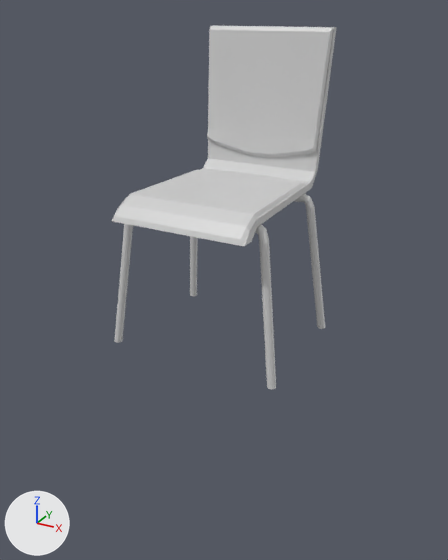
What one commit did to the COLLADA model robert_gazebo/meshes/visual_classroom_chair.dae.
Both versions are drawn from a 50 mm lens placed at (3.64, -6.69, 4.22), pointed at (-0.05, 0.03, 0.86). Arrows for +X, +Y and +Z are at lower left; the lights stay in place. Where no turn or scale is listed for an object, it has been applied to the vertices.
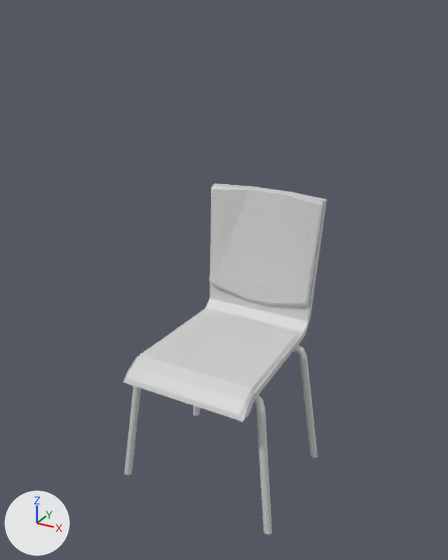
Changed parts and their boxes [x1, y1, x2, y2] in the pictures (448 x 560 px; the box of a moved part takes in the faces that stretch with it):
'Cylinder', reshaped (79% taller): before [114, 193, 325, 389]; after [123, 183, 327, 535]
'Cube_002', deleted: before [207, 26, 333, 158]
'Cube_001', deleted: before [112, 170, 306, 246]
'Cube', deleted: before [113, 25, 337, 246]
part 1 of me_cylinder, moved or reshaped: before [190, 236, 198, 296]; after [193, 405, 200, 416]
part 2 of me_cylinder, moved or reshaped: before [255, 224, 276, 389]; after [254, 395, 272, 535]
part 3 of me_cylinder, moved or reshaped: before [114, 224, 133, 343]; after [124, 386, 141, 475]
part 4 of me_cylinder, moved or reshaped: before [294, 193, 325, 329]; after [293, 345, 318, 458]
part 5 of me_cylinder, added: after [123, 312, 299, 421]
part 6 of me_cylinder, added: after [124, 183, 327, 422]
part 7 of me_cylinder, added: after [209, 185, 324, 307]

Diff of the bpy script that builds the scene:
```diff
--- a/robert_gazebo/meshes/visual_classroom_chair.dae.py
+++ b/robert_gazebo/meshes/visual_classroom_chair.dae.py
@@ me_cylinder @@
 # used by ob_cylinder; location = (0.0, 0.0, 0.0)
-me_cylinder.from_pydata(...)  # 768 vertices, 1520 faces; spans x -1.25..1.16, y -0.95..0.93, z 0.07..2.01
+me_cylinder.from_pydata(...)  # 928 vertices, 1800 faces; spans x -1.2..1.21, y -1.22..1.38, z -2.13..1.8
+# me_cylinder part 1: the loose piece of 192 vertices spanning x -1.12..-0.5, y 0.57..0.93, z 0.07..2.01 is moved by (0.05, -0.08, -2.2)
+# me_cylinder part 2: the loose piece of 192 vertices spanning x 0.46..1.16, y -0.95..-0.58, z 0.07..2.01 is moved by (0.05, -0.08, -2.2)
+# me_cylinder part 3: the loose piece of 192 vertices spanning x -1.25..-0.53, y -0.93..-0.56, z 0.07..2.01 is moved by (0.05, -0.08, -2.2)
+# me_cylinder part 4: the loose piece of 192 vertices spanning x 0.42..1.14, y 0.53..0.88, z 0.07..2.01 is moved by (0.05, -0.08, -2.2)
+# me_cylinder part 5: a new loose piece of 60 vertices spanning x -0.89..0.88, y -1.22..0.81, z -0.31..-0.05, in mat_material (light grey #d1d1d1)
+# me_cylinder part 6: a new loose piece of 56 vertices spanning x -0.89..0.89, y -1.22..1.38, z -0.31..1.8, in mat_material_001 (light grey #d1d1d1)
+# me_cylinder part 7: a new loose piece of 36 vertices spanning x -0.87..0.88, y 0.94..1.29, z 0.14..1.79, in mat_material (light grey #d1d1d1)
 me_cylinder.materials.append(mat_material_002)
+me_cylinder.materials.append(mat_material)  # light grey #d1d1d1
+me_cylinder.materials.append(mat_material_001)  # light grey #d1d1d1
@@ ob_cube_002 @@
-ob_cube_002 = bpy.data.objects.new('Cube_002', me_cube_002)
-ob_cube_002.location = (0.12, 0.16, 2.92)
@@ ob_cube @@
-ob_cube = bpy.data.objects.new('Cube', me_cube)
-ob_cube.location = (0.12, 0.16, 2.92)
@@ ob_cube_001 @@
-ob_cube_001 = bpy.data.objects.new('Cube_001', me_cube_001)
-ob_cube_001.location = (0.12, 0.16, 2.92)
```
